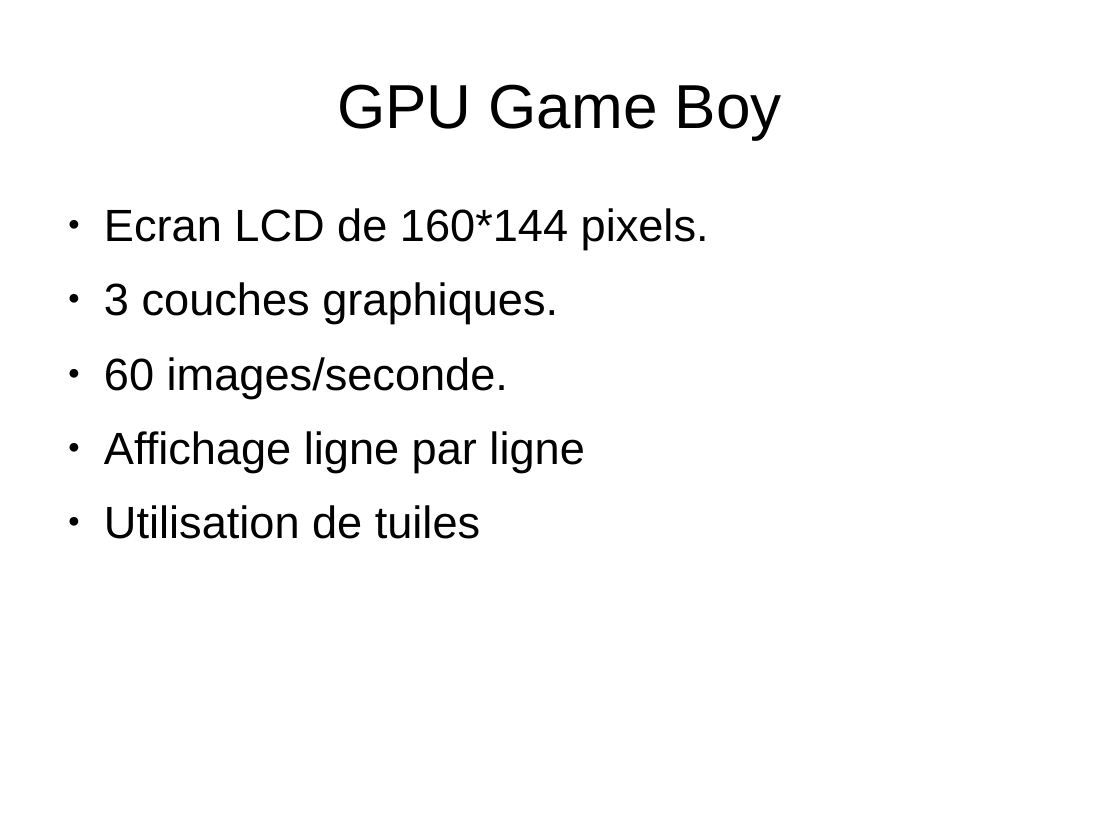
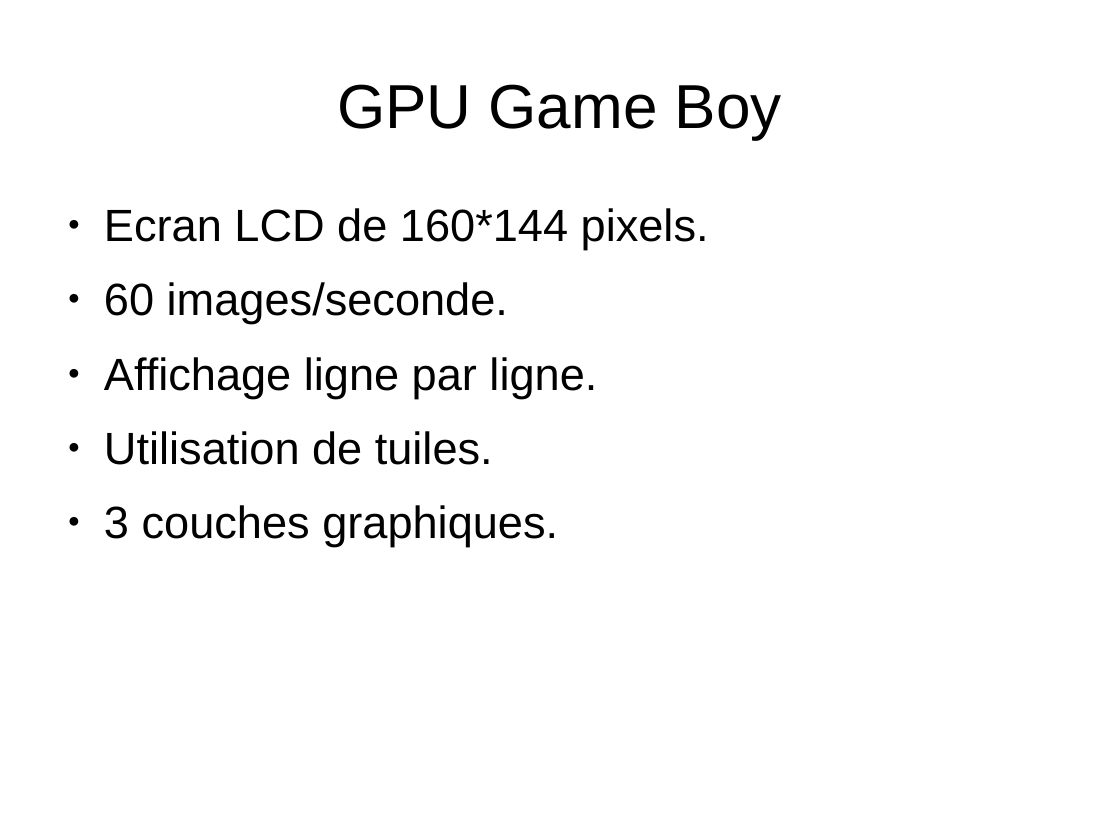
Before and after one commit to joakim-d/GroBoy, a slide deck: slide 18 of documents_TER/soutenance.odp. Drawn at 1120x840 pixels with LibreOffice and Linux fonts; fonts in the diff are those of the drawing. Boxes give left, top, right and bottom in pixels: in the first picture for what was removed or moved away, otherwise in the second. Text is boxed around its words. In the diff, an @@ line names an element or a change of style, - is before the commit and + after.

```diff
--- a/documents_TER/soutenance.odp
+++ b/documents_TER/soutenance.odp
@@ text at (x1=104, y1=282, x2=597, y2=465): paragraphs added @@
+● 60 images/seconde.
+● Affichage ligne par ligne.
+● Utilisation de tuiles.
@@ text at (x1=104, y1=357, x2=584, y2=539): paragraphs removed @@
-● 60 images/seconde.
-● Affichage ligne par ligne
-● Utilisation de tuiles
```
Also in this commit, not shown: 4 slides added, 3 slides removed.
